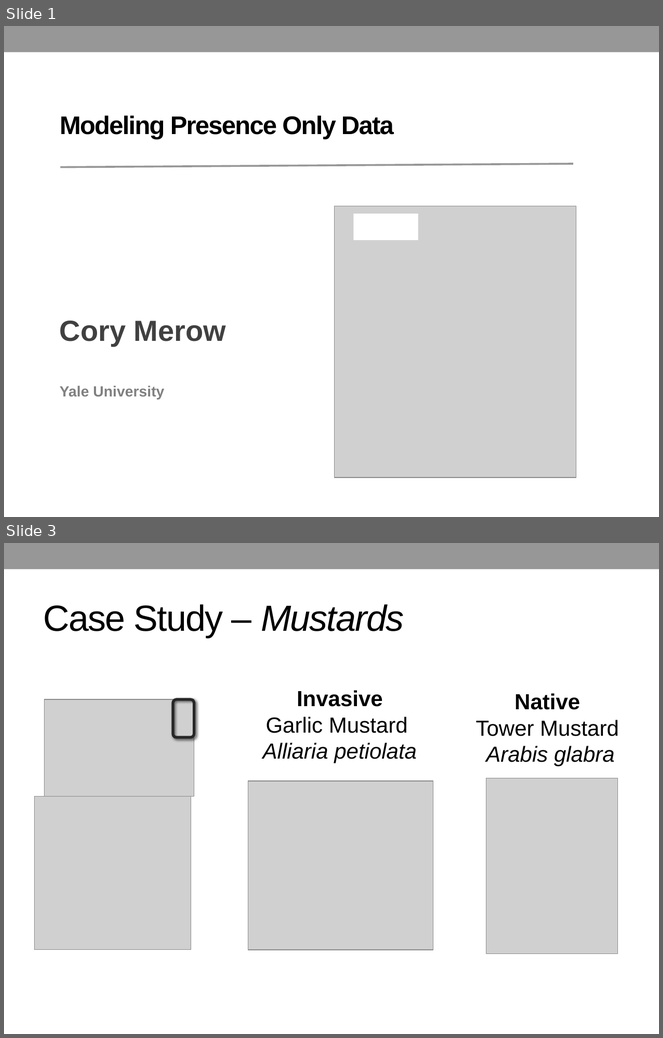
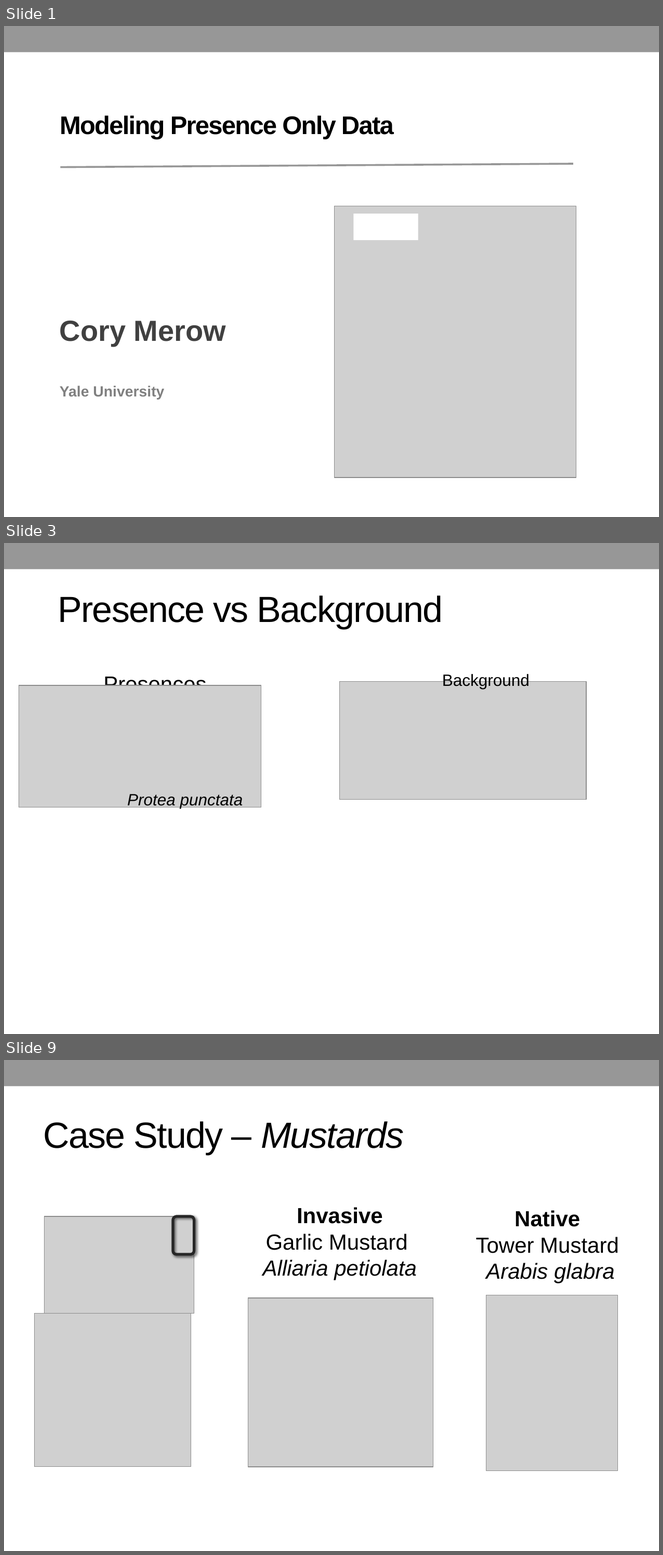
Before and after one commit to YaleBGCC/Course, a slide deck: 101_assets/Intro.pptx. Shown one above the other, each under a label of ours: slides 1 and 3 before the commit, slides 1, 3 and 9 after it; the slides between them are not shown. The pictures are 663x1038 and 663x1555 pixels, drawn with LibreOffice and Linux fonts; fonts in the diff are those of the drawing; grey boxes stand for pictures; background and template pictures are left out. Boxes give left, top, right and bottom in pixels: in the first picture for what was removed or moved away, otherwise in the second. Text is boxed around its words. In the diff, an @@ line names an element or a change of style, - is before the commit and + after.

```diff
--- a/101_assets/Intro.pptx
+++ b/101_assets/Intro.pptx
@@ slide 3 added at box(4, 543, 659, 1034), background #FFFFFF; not listed: 1 template element that a slide beside it also shows @@
@@ title added at box(58, 596, 443, 629), 40 pt, text #000000 @@
+Presence vs Background
@@ text added at box(103, 674, 206, 686), 24 pt, text #000000 @@
+Presences
@@ picture added at box(339, 681, 586, 799) @@
@@ text added at box(442, 673, 530, 689), 18 pt, text #000000 @@
+Background
@@ picture added at box(19, 686, 261, 808) @@
@@ text added at box(127, 794, 243, 809), 18 pt, text #000000, italic @@
+Protea punctata
@@ what was slide 3 is now slide 9 @@
```
Also in this commit, not shown: 2 slides changed, 6 other slides added, 1 slide removed, 5 other files.
